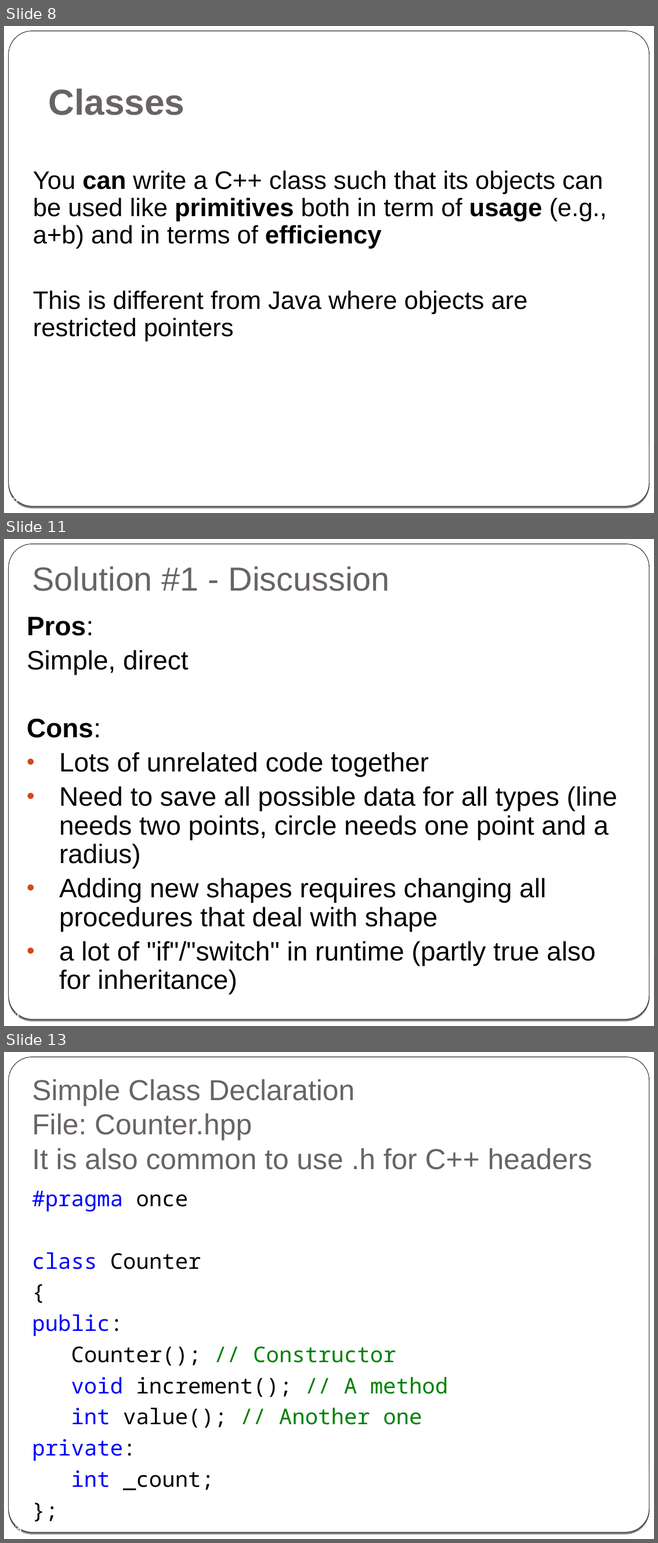
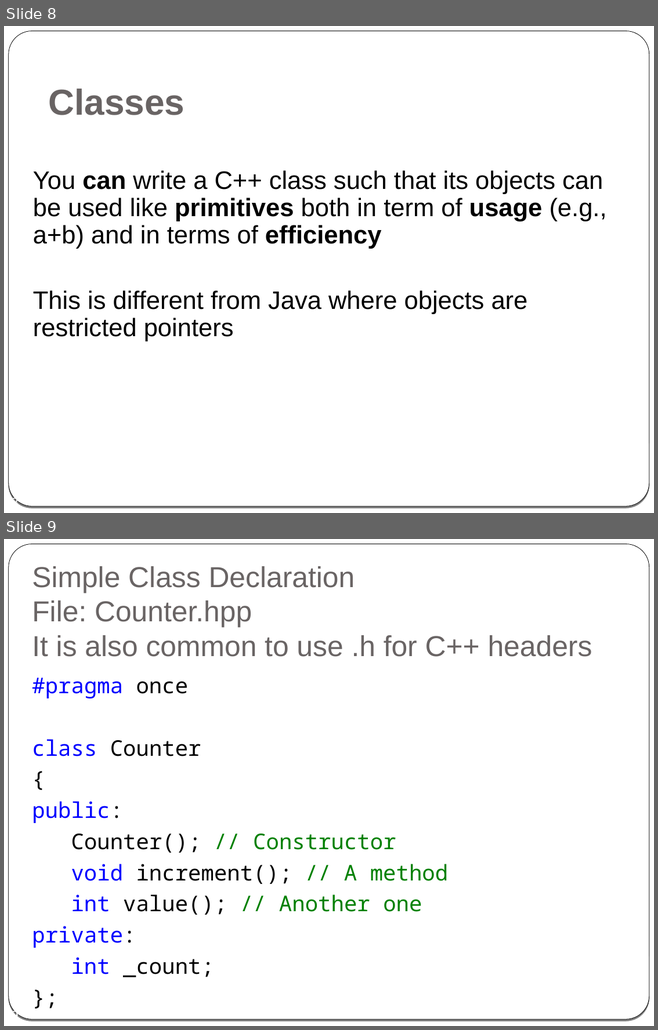
Before and after one commit to cpp-at-ariel/cpp-5778, a slide deck: week02-classes-constructors-destructors/slides.odp. Shown one above the other, each under a label of ours: slides 8, 11 and 13 before the commit, slides 8 and 9 after it; the slides between them are not shown. The pictures are 658x1543 and 658x1030 pixels, drawn with LibreOffice and Linux fonts; fonts in the diff are those of the drawing. Boxes give left, top, right and bottom in pixels: in the first picture for what was removed or moved away, otherwise in the second. Text is boxed around its words. In the diff, an @@ line names an element or a change of style, - is before the commit and + after.

```diff
--- a/week02-classes-constructors-destructors/slides.odp
+++ b/week02-classes-constructors-destructors/slides.odp
@@ slide 11 removed at bbox=[4, 539, 654, 1026], background gradient #000000 to #FFFFFF; not listed: 2 template elements that a slide beside it also shows @@
@@ title removed at bbox=[32, 566, 390, 591] @@
-Solution #1 - Discussion
@@ text removed at bbox=[27, 617, 617, 994] @@
-Pros:
-Simple, direct
-Cons:
-• Lots of unrelated code together
-• Need to save all possible data for all types (line needs two points, circle needs one point and a radius)
-• Adding new shapes requires changing all procedures that deal with shape
-• a lot of "if"/"switch" in runtime (partly true also for inheritance)
@@ page number removed at bbox=[8, 1010, 21, 1019] @@
-11
@@ what was slide 13 is now slide 9 @@
@@ page number at bbox=[12, 1010, 18, 1017]: text changed @@
-13
+9
```
Also in this commit, not shown: 8 slides changed, 7 other slides removed, 16 other files.
